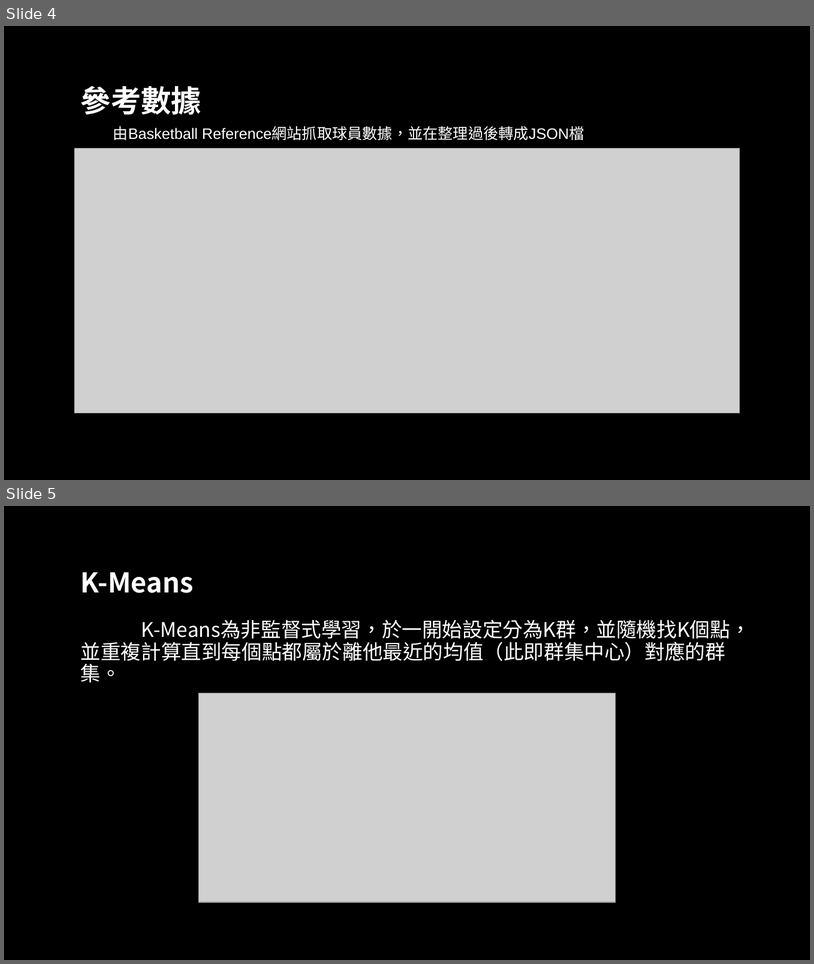
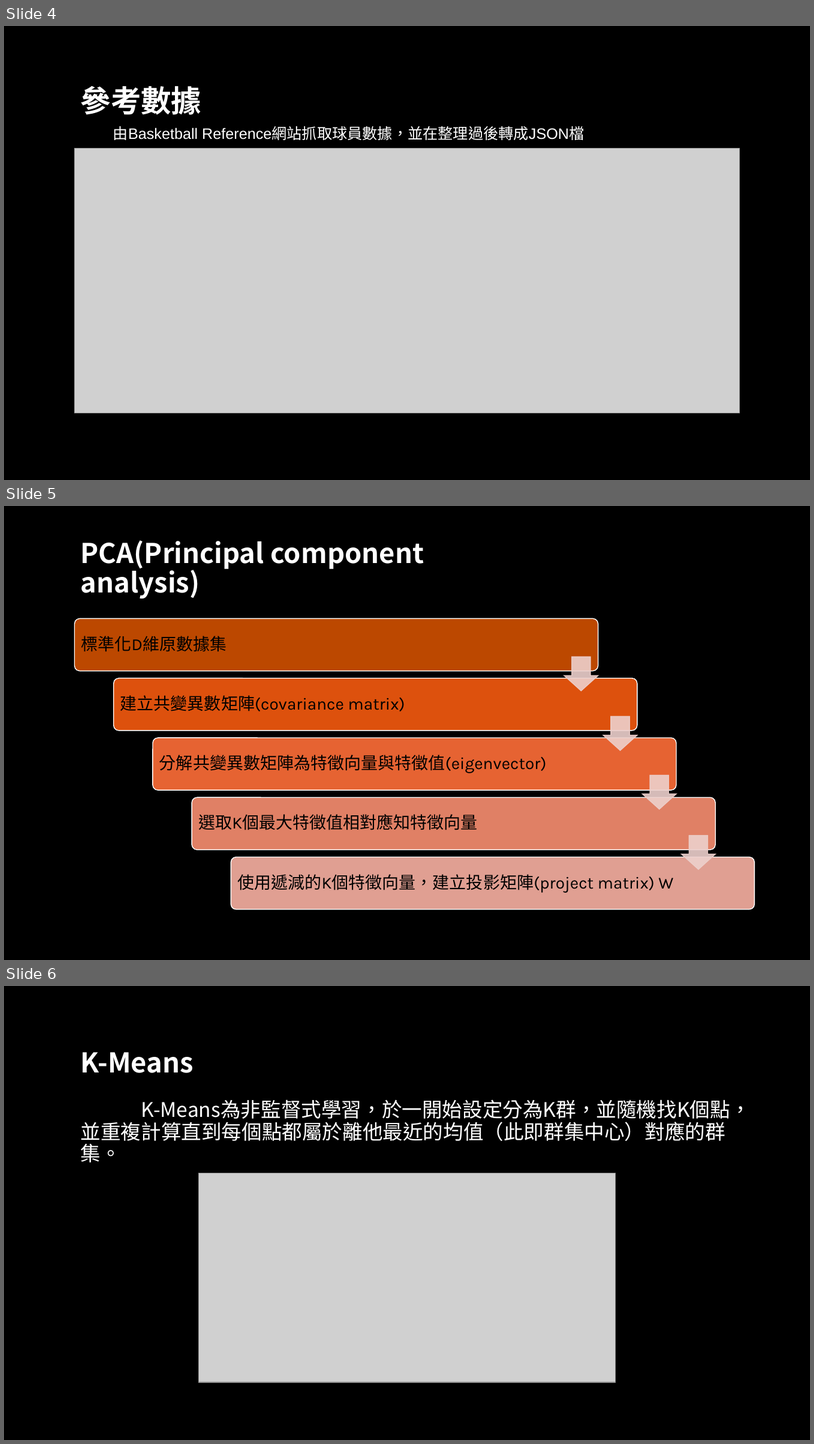
Before and after one commit to 105590023/BaseketballManager, a slide deck: 籃球秘書.pptx. Shown one above the other, each under a label of ours: slides 4 and 5 before the commit, slides 4, 5 and 6 after it. The pictures are 814x964 and 814x1444 pixels, drawn with LibreOffice and Linux fonts; fonts in the diff are those of the drawing; grey boxes stand for pictures; background and template pictures are left out. Boxes give left, top, right and bottom in pixels: in the first picture for what was removed or moved away, otherwise in the second. Text is boxed around its words. In the diff, an @@ line names an element or a change of style, - is before the commit and + after.

Commit message:
PPT version2.0

```diff
--- a/籃球秘書.pptx
+++ b/籃球秘書.pptx
@@ slide 5 added at bbox=[4, 506, 810, 960], background picture (left out) @@
@@ title added at bbox=[81, 540, 424, 598], 32.4 pt, text #FFFFFF, bold @@
+PCA(Principal component analysis)
@@ group added at bbox=[75, 619, 755, 909]: 5 rounded rectangles, 5 texts, 4 down arrows @@
+標準化D維原數據集
+建立共變異數矩陣(covariance matrix)
+分解共變異數矩陣為特徵向量與特徵值(eigenvector)
+選取K個最大特徵值相對應知特徵向量
+使用遞減的K個特徵向量，建立投影矩陣(project matrix) W
@@ what was slide 5 is now slide 6 @@
```
Also in this commit, not shown: 1 other slide added, 5 slides removed, 2 other files.
